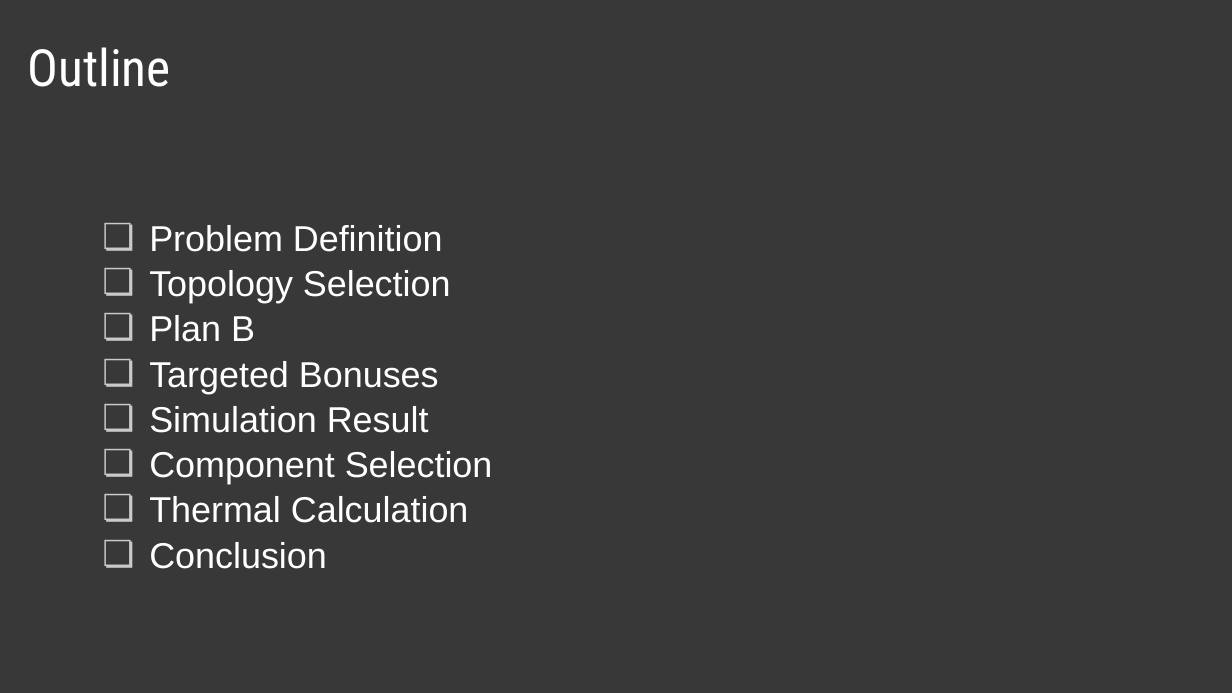
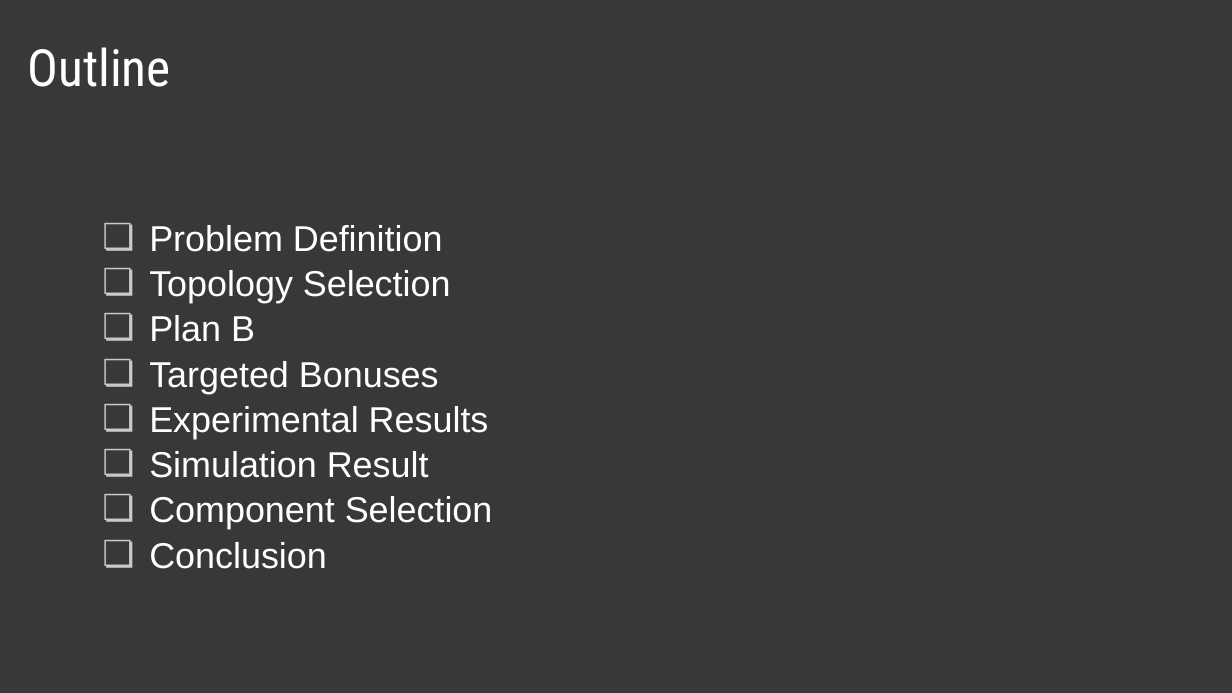
Before and after one commit to Mehmet-Emre-Dogan/EE464_2022-2023_TermProject, a slide deck: slide 2 of presentation/presentation.pptx. Drawn at 1232x693 pixels with LibreOffice and Linux fonts; fonts in the diff are those of the drawing. Boxes give left, top, right and bottom in pixels: in the first picture for what was removed or moved away, otherwise in the second. Text is boxed around its words. In the diff, an @@ line names an element or a change of style, - is before the commit and + after.

Commit message:
Presentation completed.

```diff
--- a/presentation/presentation.pptx
+++ b/presentation/presentation.pptx
@@ text at [149,406,489,439]: paragraph added @@
+❏ Experimental Results
@@ text at [149,496,469,523]: paragraph removed @@
-❏ Thermal Calculation
```
Also in this commit, not shown: 11 slides added, 4 other files.
